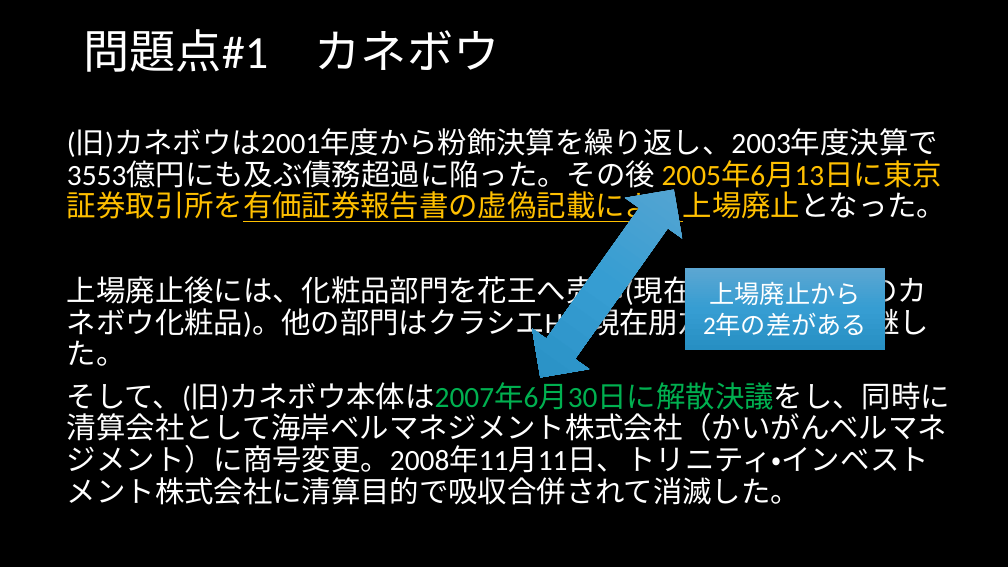
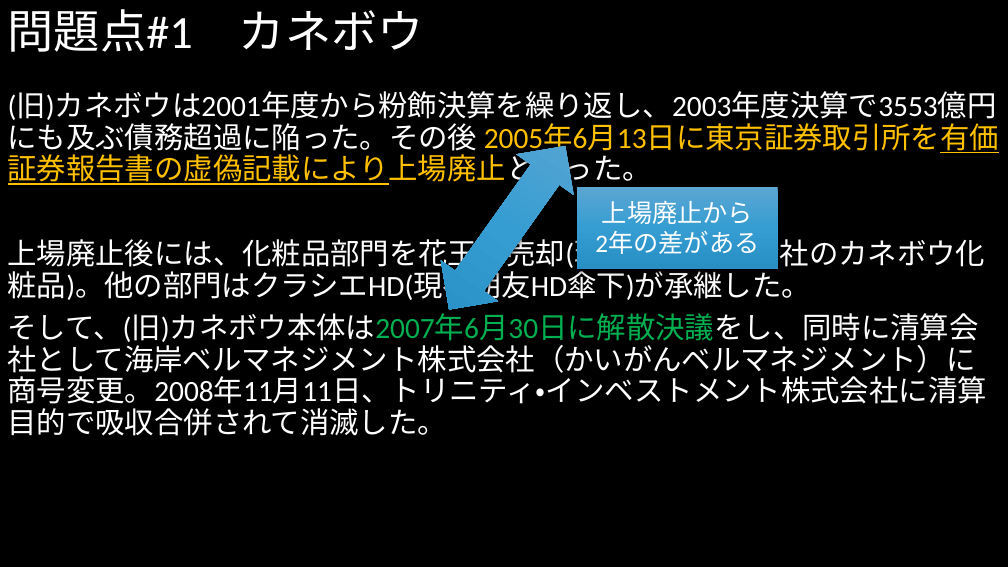
Before and after one commit to MAGA-Phantom/OperationSotsuron, a slide deck: slide 18 of 倒産の研究(仮).pptx. Drawn at 1008x567 pixels with LibreOffice and Linux fonts; fonts in the diff are those of the drawing. Boxes give left, top, right and bottom in pixels: in the first picture for what was removed or moved away, otherwise in the second. Text is boxed around its words. In the diff, an @@ line names an element or a change of style, - is before the commit and + after.

```diff
--- a/倒産の研究(仮).pptx
+++ b/倒産の研究(仮).pptx
@@ title "問題点#1 カネボウ": place and size @@
-title "問題点#1 カネボウ" at bbox=[83, 29, 500, 72]
+title "問題点#1 カネボウ" at bbox=[8, 9, 424, 52]
@@ text "(旧)カネボウは2001年度から粉飾決算を繰り返し、2003年度決算で3553億円にも及ぶ債務超過に陥った。その後 20 ..." rewrapped from bbox=[67, 128, 950, 505] to bbox=[8, 91, 997, 436] @@
@@ up down arrow: place and size @@
-up down arrow at bbox=[512, 170, 703, 398]
+up down arrow at bbox=[421, 126, 594, 330]
@@ rectangle "上場廃止から": place and size @@
-rectangle "上場廃止から" at bbox=[685, 268, 885, 350]
+rectangle "上場廃止から" at bbox=[577, 187, 777, 269]
```
Also in this commit, not shown: 22 other slides changed.
